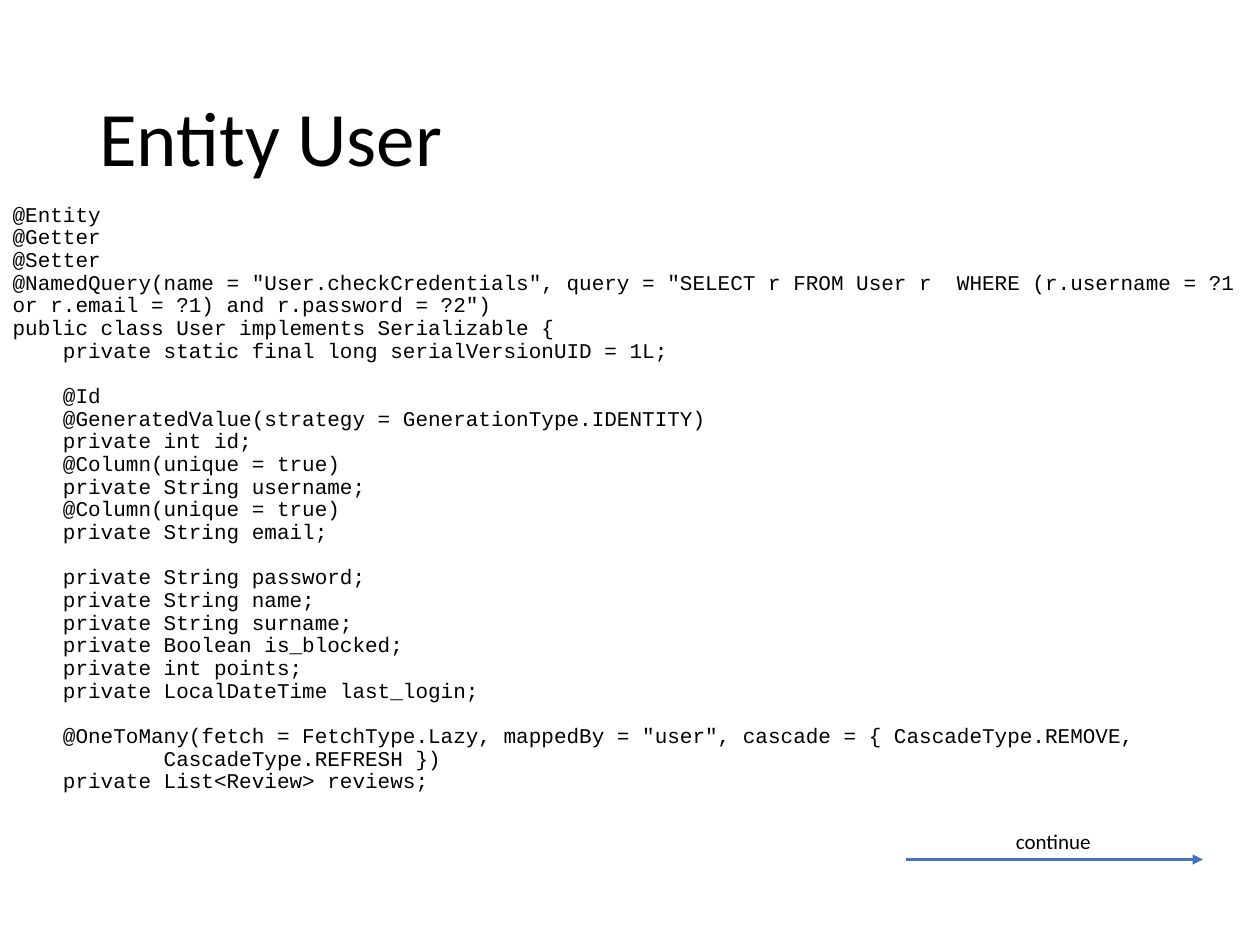
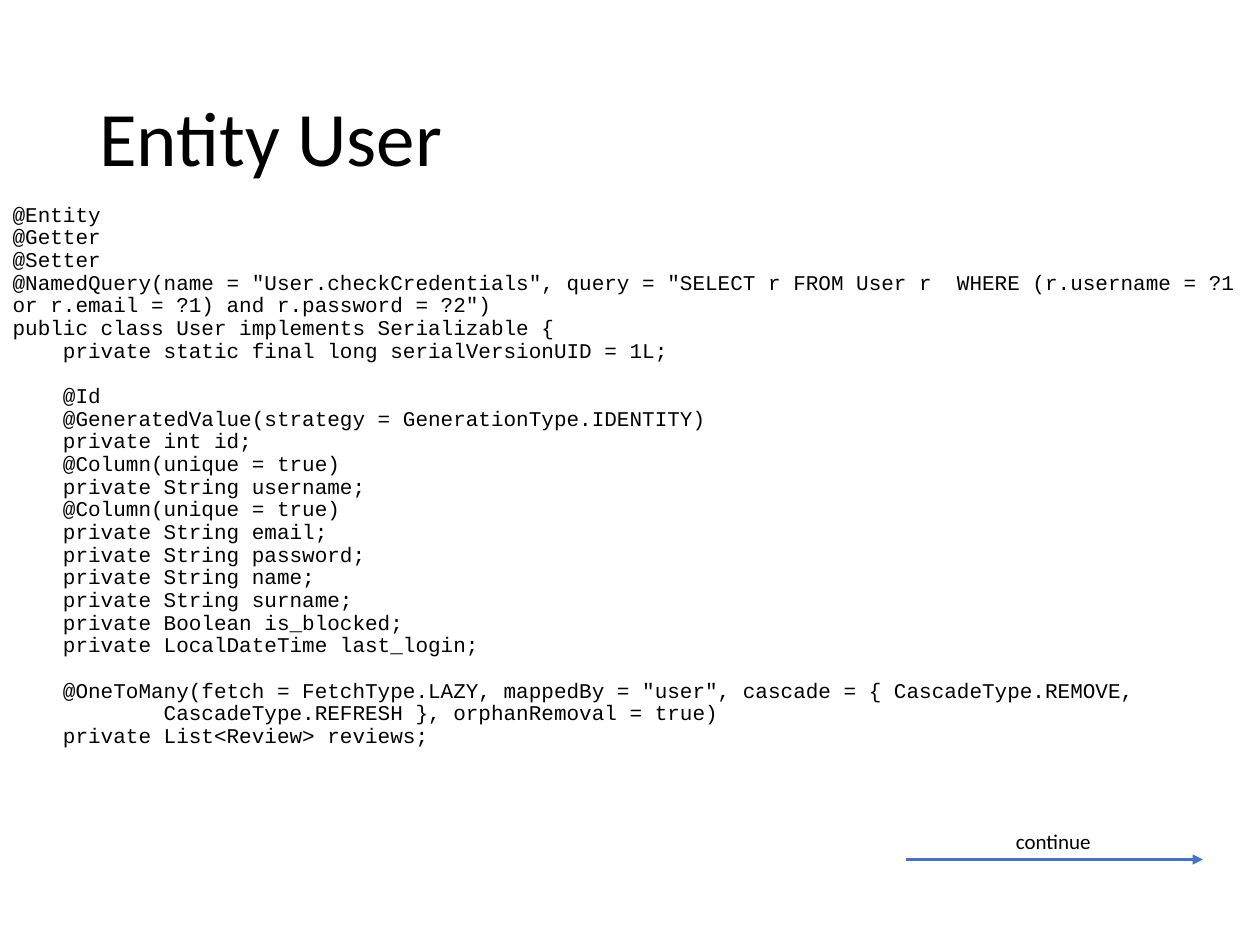
Before and after one commit to catonzio/DB2project, a slide deck: slide 18 of DB2project.pptx. Drawn at 1260x945 pixels with LibreOffice and Linux fonts; fonts in the diff are those of the drawing. Boxes give left, top, right and bottom in pixels: in the first picture for what was removed or moved away, otherwise in the second. Text is boxed around its words. In the diff, an @@ line names an element or a change of style, - is before the commit and + after.

```diff
--- a/DB2project.pptx
+++ b/DB2project.pptx
@@ text at (13, 207, 1133, 748): text changed @@
-@Entity
-@Getter
-@Setter
-@NamedQuery(name = "User.checkCredentials", query = "SELECT r FROM User r WHERE (r.username = ?1 or r.email = ?1) and r.password = ?2")
-public class User implements Serializable {
-private static final long serialVersionUID = 1L;
-@Id
-@GeneratedValue(strategy = GenerationType.IDENTITY)
-private int id;
-@Column(unique = true)
-private String username;
-@Column(unique = true)
-private String email;
-private String password;
-private String name;
-private String surname;
-private Boolean is_blocked;
-private int points;
-private LocalDateTime last_login;
-@OneToMany(fetch = FetchType.Lazy, mappedBy = "user", cascade = { CascadeType.REMOVE,
-CascadeType.REFRESH })
-private List<Review> reviews;
+@Entity
+@Getter
+@Setter
+@NamedQuery(name = "User.checkCredentials", query = "SELECT r FROM User r WHERE (r.username = ?1 or r.email = ?1) and r.password = ?2")
+public class User implements Serializable {
+private static final long serialVersionUID = 1L;
+@Id
+@GeneratedValue(strategy = GenerationType.IDENTITY)
+private int id;
+@Column(unique = true)
+private String username;
+@Column(unique = true)
+private String email;
+private String password;
+private String name;
+private String surname;
+private Boolean is_blocked;
+private LocalDateTime last_login;
+@OneToMany(fetch = FetchType.LAZY, mappedBy = "user", cascade = { CascadeType.REMOVE,
+CascadeType.REFRESH }, orphanRemoval = true)
+private List<Review> reviews;
```
Also in this commit, not shown: 9 other slides changed, 4 slides added, 2 other files.
